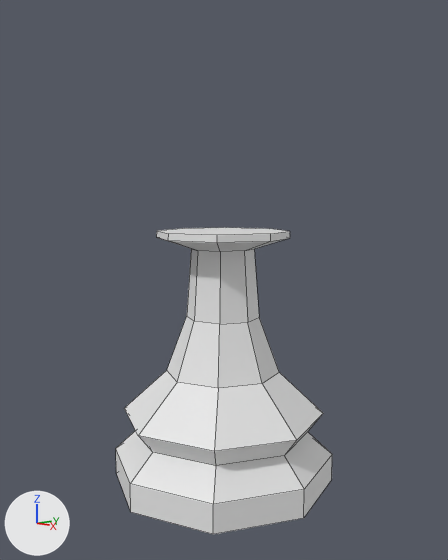
Two versions of the Blender file chess/low-poly-bishop.blend, one commit apart.
Before and after are seen from a camera (50 mm lens) standing at (8.27, -7.16, 5.16) and looking at (0.05, -0.01, 3.68). The lights are fixed; the arrows at lower left show +X, +Y and +Z. Mesh edges are drawn as thin lines.

In view in the first picture: 'Bishop'.
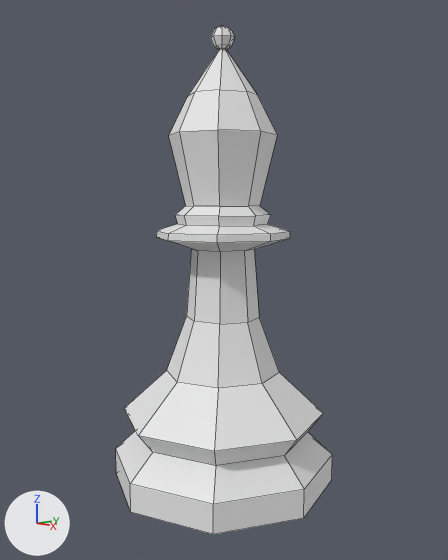
Commit message: bishop without boolean modifier yet to generate the gap in the top of the piece

What differs and where, as boxes [x1, y1, x2, y2] in the pictures (448 x 560 px):
'Bishop', reshaped (65% taller): before [116, 227, 332, 534]; after [116, 26, 332, 534]
part 1 of me_bishop, built on: before [158, 227, 287, 235]; after [157, 26, 288, 235]

Diff of the bpy script that builds the scene:
```diff
--- a/chess/low-poly-bishop.blend.py
+++ b/chess/low-poly-bishop.blend.py
@@ me_bishop @@
 # used by ob_bishop; location = (0.0, 0.0, 0.0); scale = (1.33, 1.33, 1.33)
-me_bishop.from_pydata(...)  # 72 vertices, 66 faces; spans x -1.5..1.5, y -1.5..1.5, z 0.0..3.41
+me_bishop.from_pydata(...)  # 145 vertices, 145 faces; spans x -1.5..1.5, y -1.5..1.5, z 0.0..5.99
+# me_bishop part 1
+# 1 face is deleted
+# 73 vertices are added at x -0.7..0.7, y -0.7..0.7, z 3.5..5.99
+# 80 new faces join them
```
